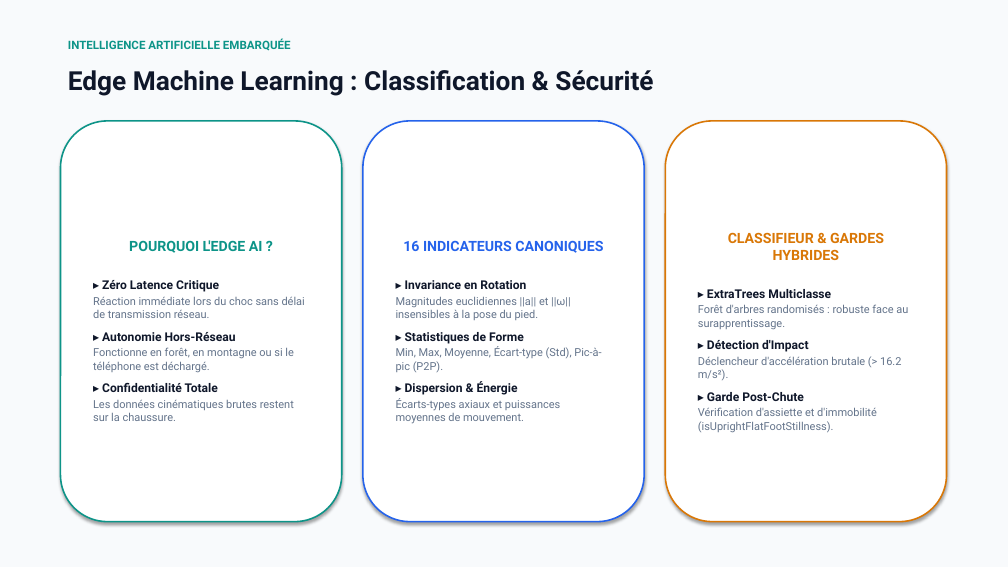
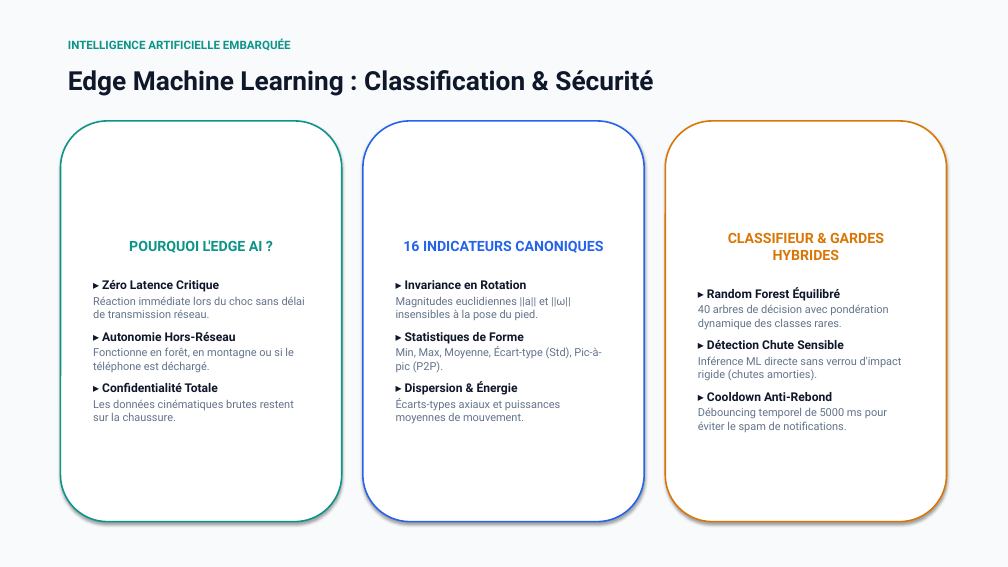
Before and after one commit to daverck/health-kicks-ecosystem, a slide deck: slide 4 of docs/presentation/presentation_healthkicks.pptx. Drawn at 1008x567 pixels with LibreOffice and Linux fonts; fonts in the diff are those of the drawing. Boxes give left, top, right and bottom in pixels: in the first picture for what was removed or moved away, otherwise in the second. Text is boxed around its words. In the diff, an @@ line names an element or a change of style, - is before the commit and + after.

Commit message:
docs(presentation): align slides, PDF, PPTX and HTML with retrained Random Forest edge model and removed impact veto

```diff
--- a/docs/presentation/presentation_healthkicks.pptx
+++ b/docs/presentation/presentation_healthkicks.pptx
@@ text in rounded rectangle at bbox=[698, 287, 902, 432]: text changed @@
-▸ ExtraTrees Multiclasse
-Forêt d'arbres randomisés : robuste face au surapprentissage.
-▸ Détection d'Impact
-Déclencheur d'accélération brutale (> 16.2 m/s²).
-▸ Garde Post-Chute
-Vérification d'assiette et d'immobilité (isUprightFlatFootStillness).
+▸ Random Forest Équilibré
+40 arbres de décision avec pondération dynamique des classes rares.
+▸ Détection Chute Sensible
+Inférence ML directe sans verrou d'impact rigide (chutes amorties).
+▸ Cooldown Anti-Rebond
+Débouncing temporel de 5000 ms pour éviter le spam de notifications.
```
Also in this commit, not shown: 1 other slide changed, 5 other files.
